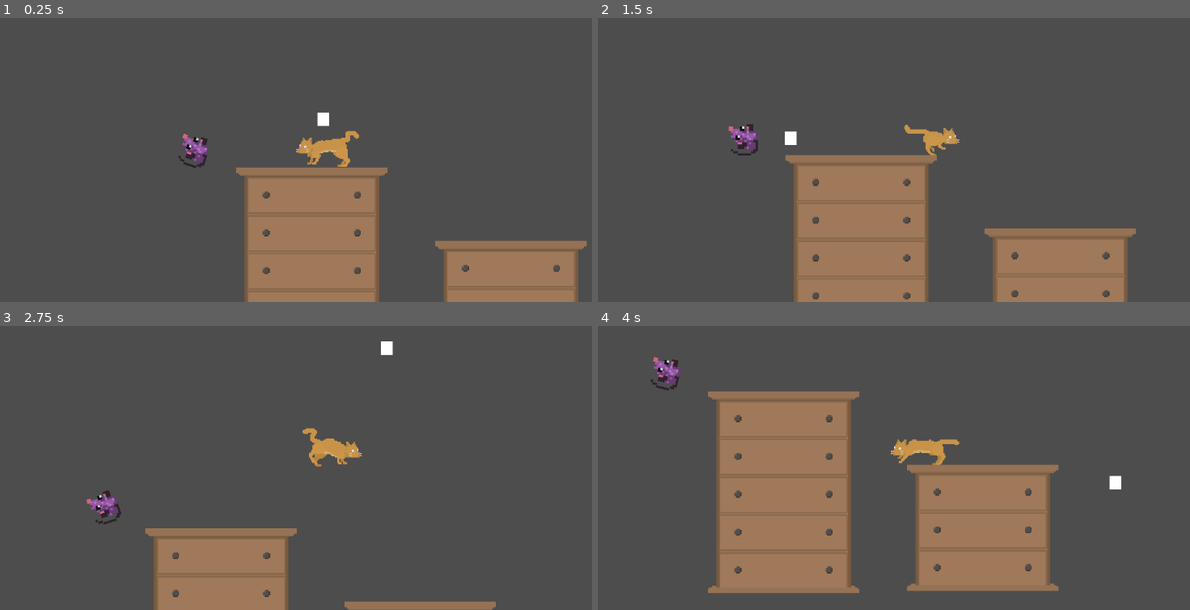
Above: before the commit, frames 1-4 (two rows, left to right).
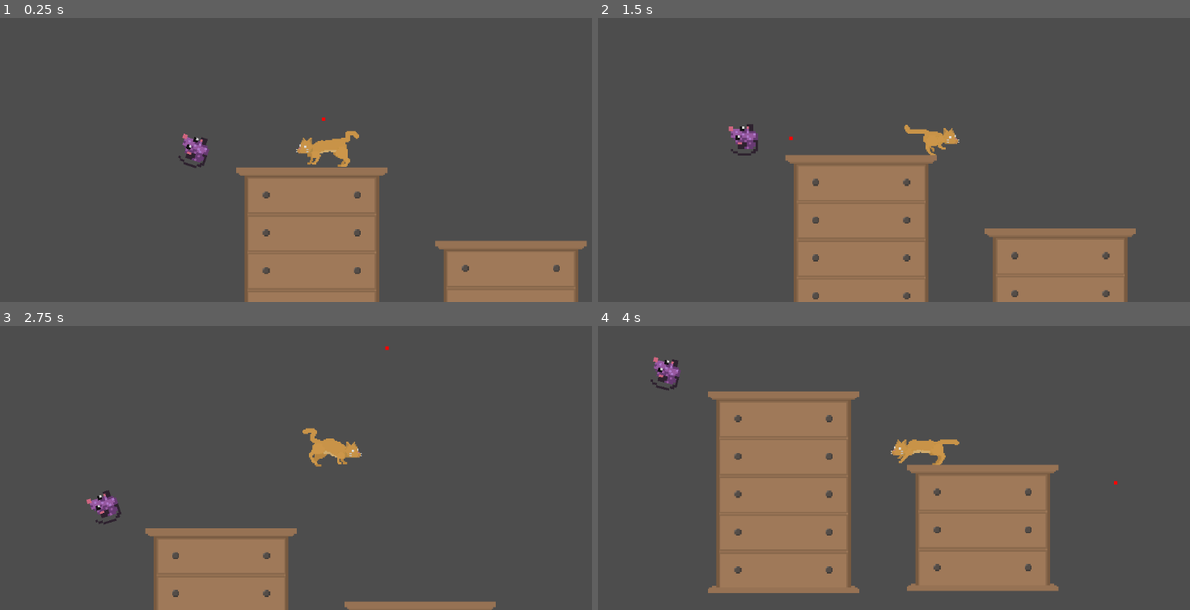
Above: after the commit, the same moments.

Repository: arrowira/RedDotJam
Game: Godot game, scene res://main.tscn
Same seed, same stepped clock (60 frames per second), same inputs: the game is played once before the commit and once after it.
Inputs (mouse positions are in pixels of both pictures, inside the frame that each line leads up to):
- Up to frame 1 (0.25 s): no input
- Up to frame 2 (1.5 s): move the mouse to (1065, 103) at 0.52 s; move the mouse to (793, 137) at 1.27 s
- Up to frame 3 (2.75 s): move the mouse to (384, 348) at 2.02 s
- Up to frame 4 (4 s): move the mouse to (888, 502) at 2.77 s; move the mouse to (1113, 482) at 3.52 s

The runs differ from the first frame. In frame 1, 0.1% of the frame differs, in the area x 53-56%, y 33-39%; in frame 2, 0.1%; in frame 3, 0.1%; in frame 4, 0.1%.

Commit message:
Laser sprite

Diff:
--- a/reddotproject/cat/catBody.gd
+++ b/reddotproject/cat/catBody.gd
@@ -12,42 +12,42 @@
 
 
 
-	$vision.target_position = to_local(get_global_mouse_position())
-	if $vision.is_colliding():
-		redDotVisible = false
-		#high friction
-		velocity.x = lerp(velocity.x, 0.0, 10*friction)
-	else:
+    $vision.target_position = to_local(get_global_mouse_position())
+    if $vision.is_colliding():
+        redDotVisible = false
+        #high friction
+        velocity.x = lerp(velocity.x, 0.0, 10*friction)
+    else:
 
-		redDotVisible = true
-		#low friction
-		velocity.x = lerp(velocity.x, 0.0, friction)
-	# Add the gravity.
-	if not is_on_floor():
-		velocity += get_gravity() * delta
-	else:
-		$AnimationPlayer.play("walk")
-	if redDotVisible:
-		#direction cat moves in
-		dir = get_global_mouse_position().x-position.x
-		if dir <0:
-			dir = -1
+        redDotVisible = true
+        #low friction
+        velocity.x = lerp(velocity.x, 0.0, friction)
+    # Add the gravity.
+    if not is_on_floor():
+        velocity += get_gravity() * delta
+    else:
+        $AnimationPlayer.play("walk")
+    if redDotVisible:
+        #direction cat moves in
+        dir = get_global_mouse_position().x-position.x
+        if dir <0:
+            dir = -1
 
-		else:
-			dir = 1
-		if velocity.x >0:
-			$Sprite2D.flip_h = false
-		else:
-			$Sprite2D.flip_h = true
+        else:
+            dir = 1
+        if velocity.x >0:
+            $Sprite2D.flip_h = false
+        else:
+            $Sprite2D.flip_h = true
 
 
-		#cat movement
-		velocity.x+=dir*delta*speed
-		#jump checks
-		if abs(get_global_mouse_position().y-position.y)>60 and get_global_mouse_position().y<position.y and is_on_floor():
-			#if in jump range
-			if abs(get_global_mouse_position().x-position.x)<150:
-				velocity.y = jumpVelocity
+        #cat movement
+        velocity.x+=dir*delta*speed
+        #jump checks
+        if abs(get_global_mouse_position().y-position.y)>60 and get_global_mouse_position().y<position.y and is_on_floor():
+            #if in jump range
+            if abs(get_global_mouse_position().x-position.x)<150:
+                velocity.y = jumpVelocity
 
 
 
@@ -55,4 +55,4 @@
 
 
 
-	move_and_slide()
+    move_and_slide()
--- a/reddotproject/laser/redDot.tscn
+++ b/reddotproject/laser/redDot.tscn
@@ -1,14 +1,11 @@
 [gd_scene load_steps=3 format=3 uid="uid://bvbpvexlyuf02"]
 
 [ext_resource type="Script" path="res://laser/redDotMove.gd" id="1_q7igp"]
-
-[sub_resource type="CanvasTexture" id="CanvasTexture_jb2st"]
-specular_color = Color(1, 0.234081, 0.356345, 1)
+[ext_resource type="Texture2D" uid="uid://gfgtjepgctm6" path="res://laser/laser.png" id="2_862tq"]
 
 [node name="redDot" type="Node2D"]
 script = ExtResource("1_q7igp")
 
 [node name="Sprite2D" type="Sprite2D" parent="."]
 position = Vector2(0.5, 4.76837e-07)
-scale = Vector2(21, 24)
-texture = SubResource("CanvasTexture_jb2st")
+texture = ExtResource("2_862tq")
--- a/reddotproject/laser/redDotMove.gd
+++ b/reddotproject/laser/redDotMove.gd
@@ -3,9 +3,9 @@
 
 # Called when the node enters the scene tree for the first time.
 func _ready() -> void:
-	pass # Replace with function body.
+    pass # Replace with function body.
 
 
 # Called every frame. 'delta' is the elapsed time since the previous frame.
 func _process(delta: float) -> void:
-	position = get_global_mouse_position()
+    position = get_global_mouse_position()
Binary file added: reddotproject/laser/laser.png
Not shown, added: reddotproject/laser/laser.png.import
